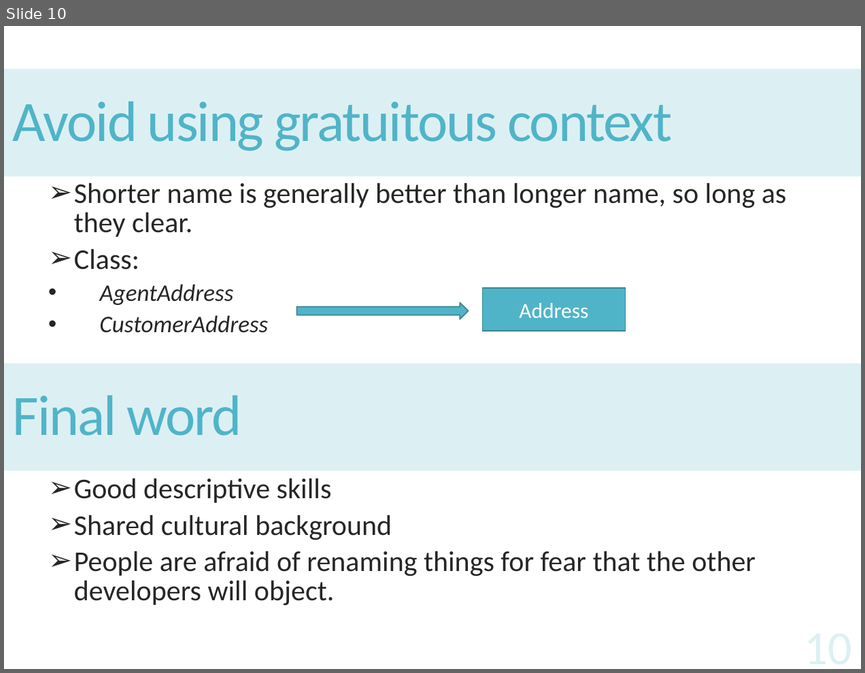
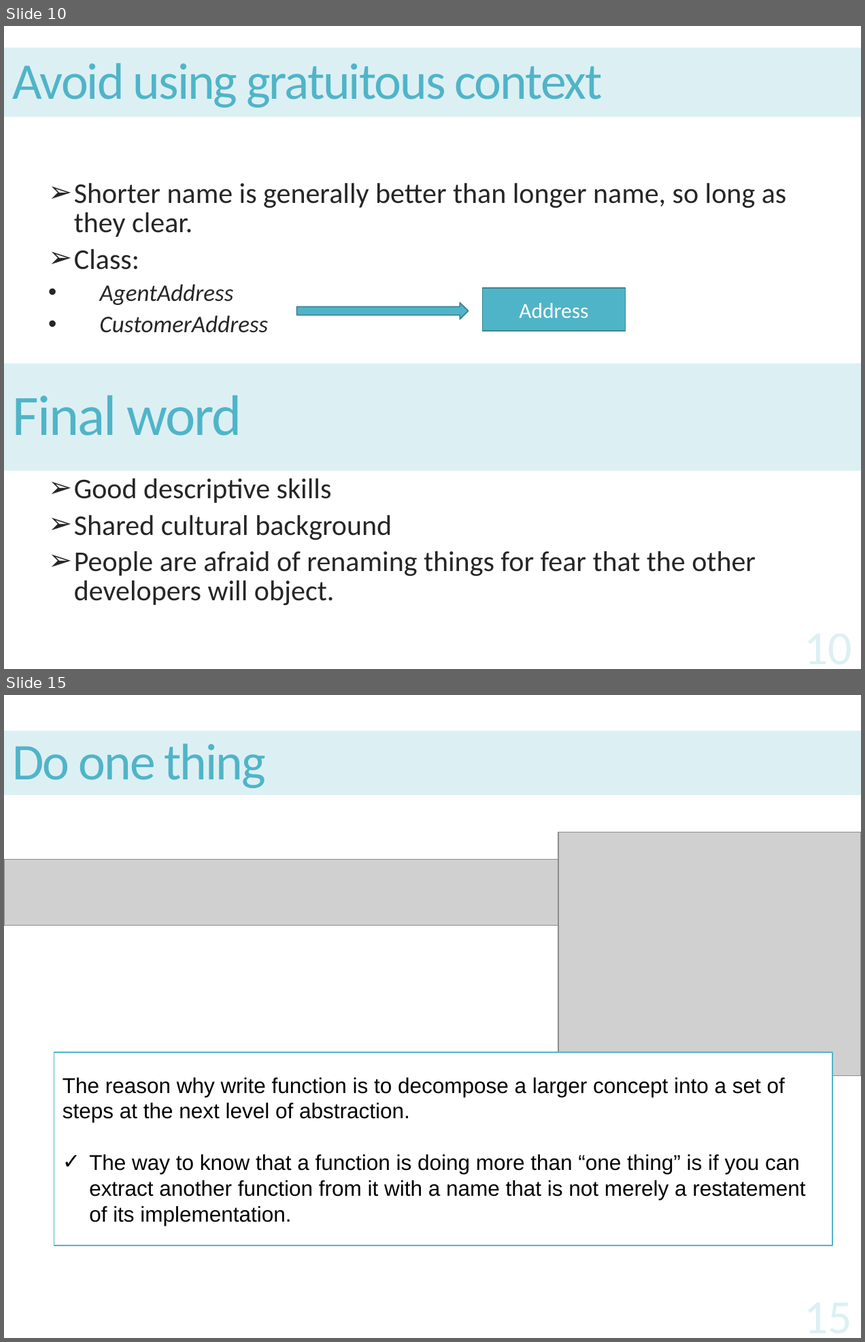
Before and after one commit to Monkey-D-Kid/CleanCode, a slide deck: CleanCode.pptx. Shown one above the other, each under a label of ours: slide 10 before the commit, slides 10 and 15 after it; the slides between them are not shown. The pictures are 865x673 and 865x1342 pixels, drawn with LibreOffice and Linux fonts; fonts in the diff are those of the drawing; grey boxes stand for pictures. Boxes give left, top, right and bottom in pixels: in the first picture for what was removed or moved away, otherwise in the second. Text is boxed around its words. In the diff, an @@ line names an element or a change of style, - is before the commit and + after.

```diff
--- a/CleanCode.pptx
+++ b/CleanCode.pptx
@@ slide 15 added at [4, 695, 861, 1338], background #FFFFFF @@
@@ title added at [4, 731, 861, 795], fill #DCF0F4, 43.2 pt, text #50B4C8 @@
+Do one thing
@@ picture added at [558, 832, 861, 1075] @@
@@ picture added at [4, 860, 632, 926] @@
@@ rectangle added at [54, 1052, 832, 1246], fill #FFFFFF, outline #50B4C8 1 pt, 18 pt, text #000000 @@
+The reason why write function is to decompose a larger concept into a set of steps at the next level of abstraction.
+✓ The way to know that a function is doing more than “one thing” is if you can extract another function from it with a name that is not merely a restatement of its implementation.
@@ slide 10 changed as well @@
@@ title "Avoid using gratuitous context": place and size @@
-title "Avoid using gratuitous context" at [4, 69, 861, 177]
+title "Avoid using gratuitous context" at [4, 48, 861, 117]
@@ title "Avoid using gratuitous context" at [4, 48, 861, 117]: size 48 to 43.2 pt @@
```
Also in this commit, not shown: 8 other slides changed, 18 other slides added, 1 other file.
